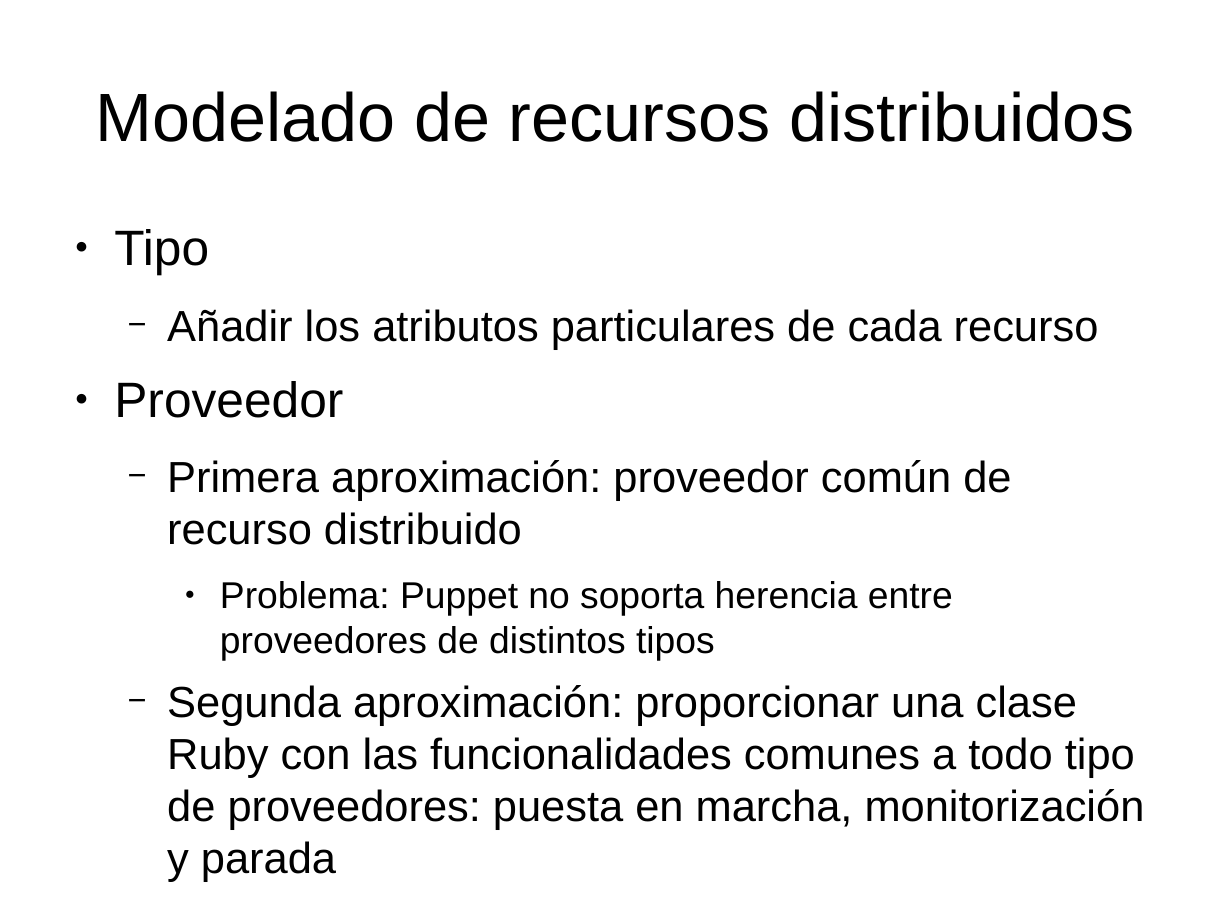
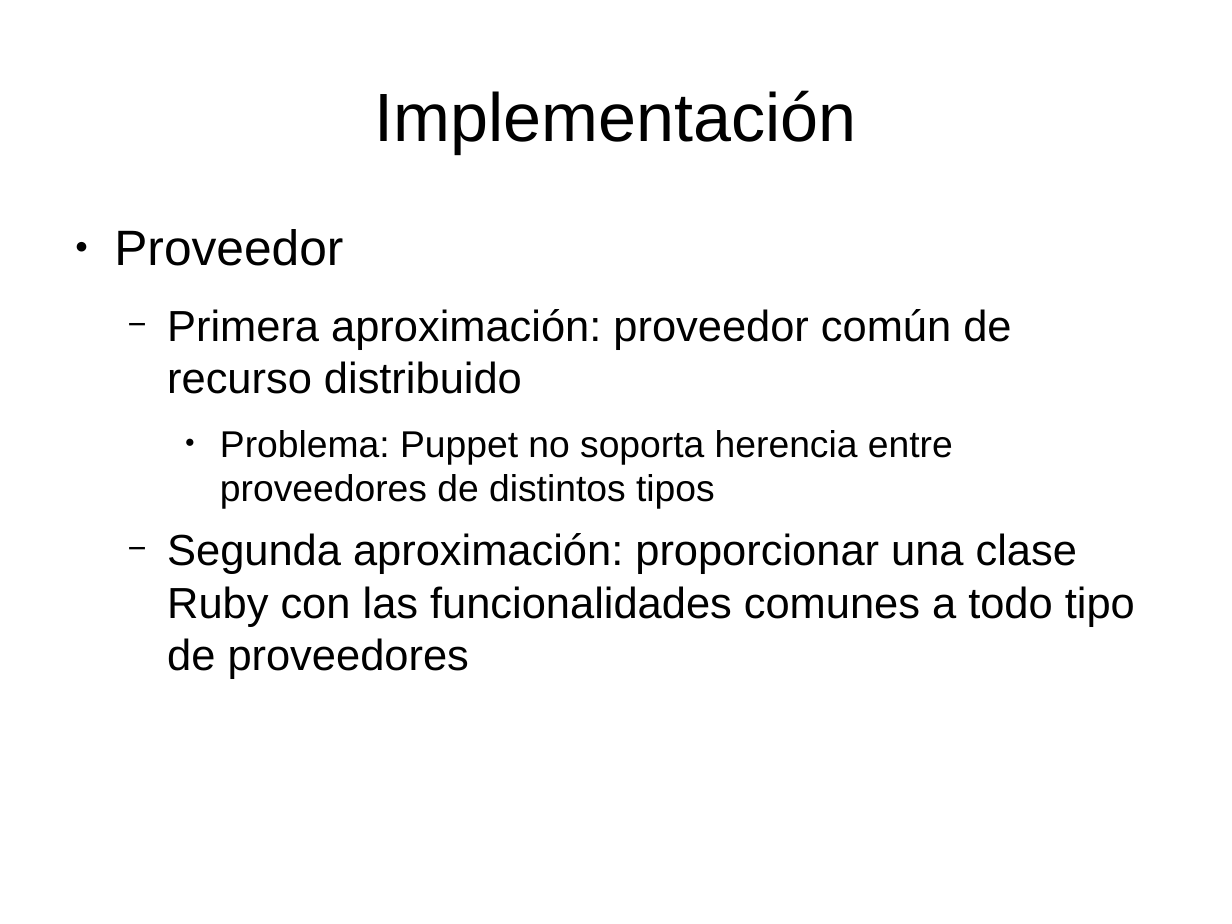
Before and after one commit to dcere/pfc, a slide deck: slide 11 of adm/presentacion/presentacion.odp. Drawn at 1232x924 pixels with LibreOffice and Linux fonts; fonts in the diff are those of the drawing. Boxes give left, top, right and bottom in pixels: in the first picture for what was removed or moved away, otherwise in the second. Text is boxed around its words. In the diff, an @@ line names an element or a change of style, - is before the commit and + after.

```diff
--- a/adm/presentacion/presentacion.odp
+++ b/adm/presentacion/presentacion.odp
@@ title at [375, 90, 857, 153]: text changed @@
-Modelado de recursos distribuidos
+Implementación
@@ text at [114, 229, 1099, 350]: paragraphs removed @@
-● Tipo
-  − Añadir los atributos particulares de cada recurso
@@ text at [167, 533, 1135, 679]: text changed @@
-  − Segunda aproximación: proporcionar una clase Ruby con las funcionalidades comunes a todo tipo de proveedores: puesta en marcha, monitorización y parada
+  − Segunda aproximación: proporcionar una clase Ruby con las funcionalidades comunes a todo tipo de proveedores
```
Also in this commit, not shown: 9 other slides changed, 6 slides added, 3 other files.
